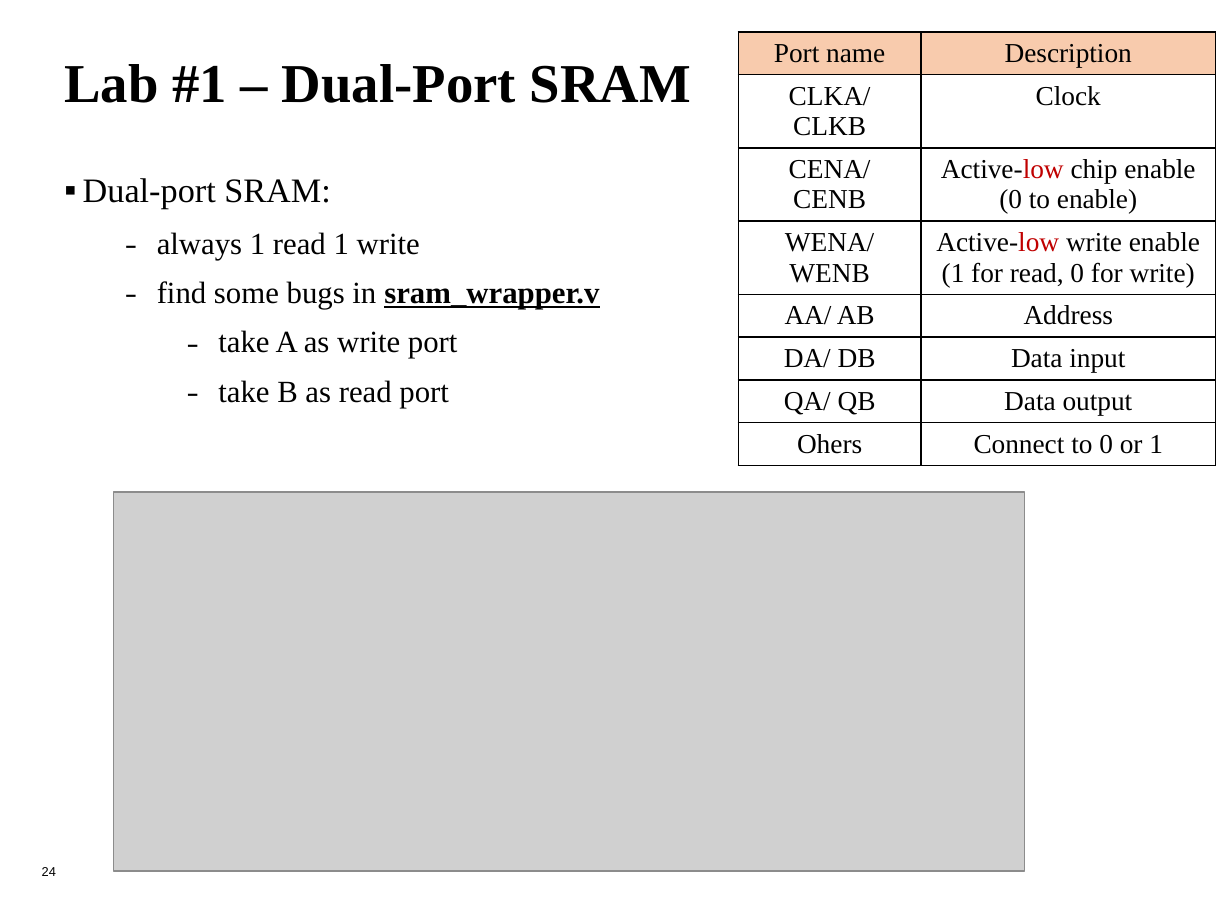
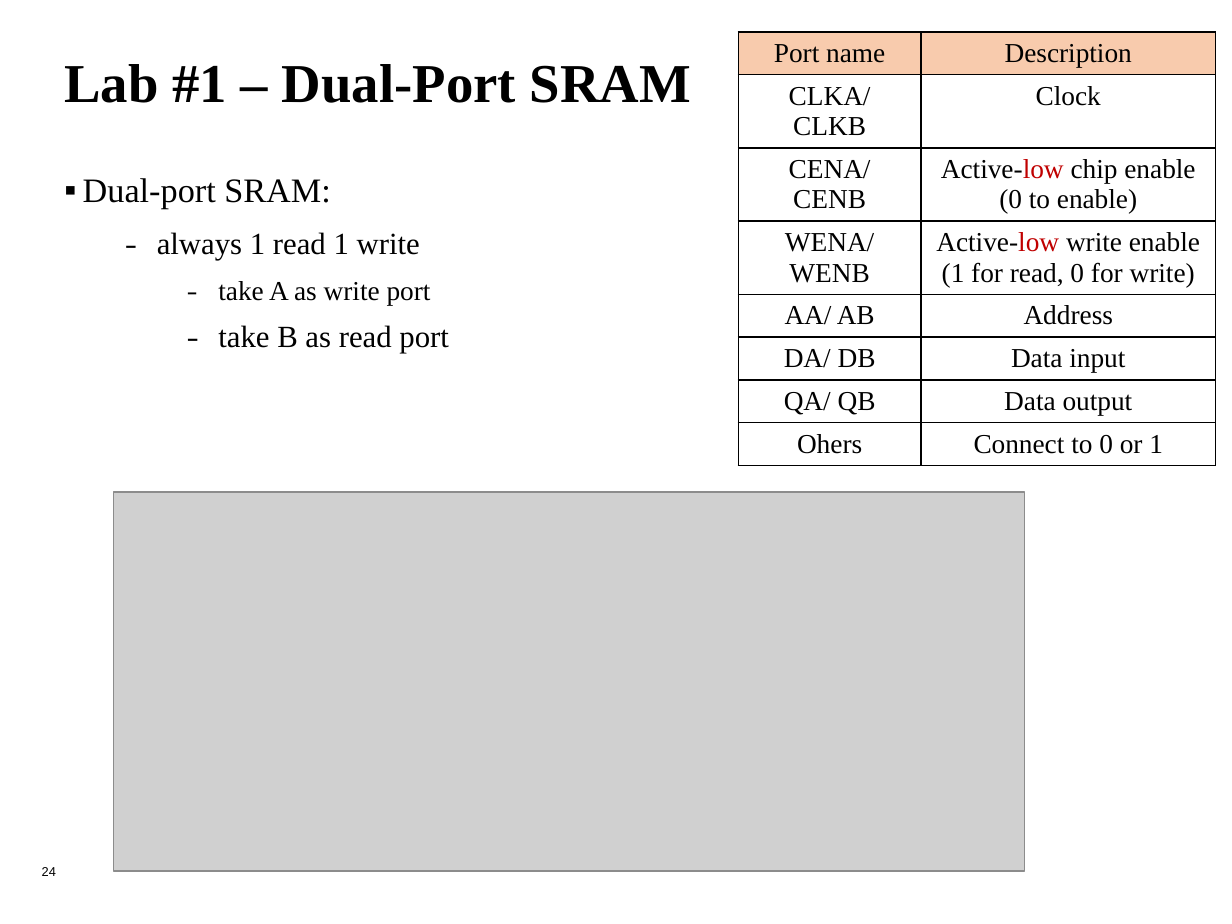
Before and after one commit to leo870823/2020-SRAM-training-course, a slide deck: slide 24 of MemoryCompiler_tutorial.pptx. Drawn at 1232x924 pixels with LibreOffice and Linux fonts; fonts in the diff are those of the drawing; grey boxes stand for pictures; background and template pictures are left out. Boxes give left, top, right and bottom in pixels: in the first picture for what was removed or moved away, otherwise in the second. Text is boxed around its words. In the diff, an @@ line names an element or a change of style, - is before the commit and + after.

```diff
--- a/MemoryCompiler_tutorial.pptx
+++ b/MemoryCompiler_tutorial.pptx
@@ text at (157,281,599,309): paragraph removed @@
-  ˗ find some bugs in sram_wrapper.v
@@ text at (218,281,431,305): size 18 to 16 pt in "take A as write port" @@
```
Also in this commit, not shown: 10 other slides changed, 1 other file.
